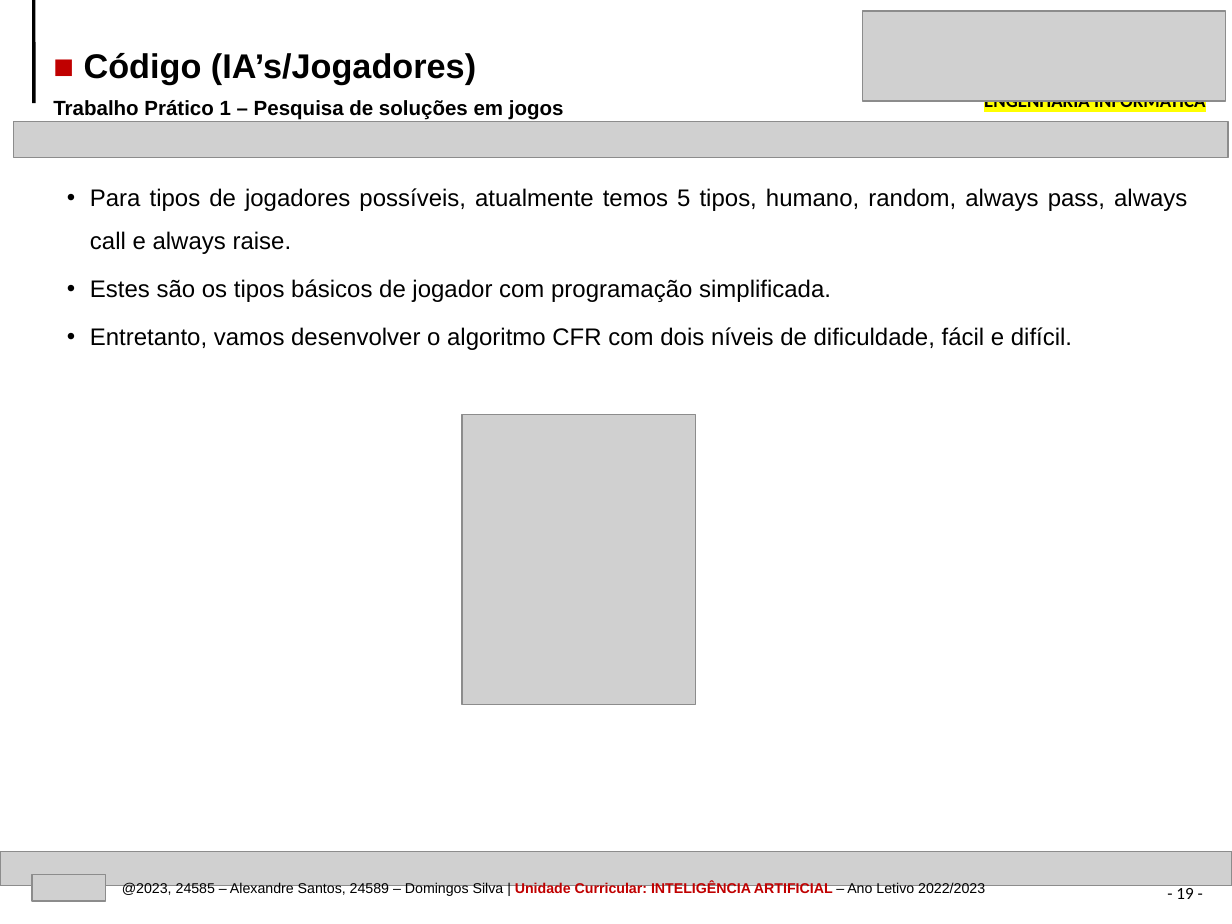
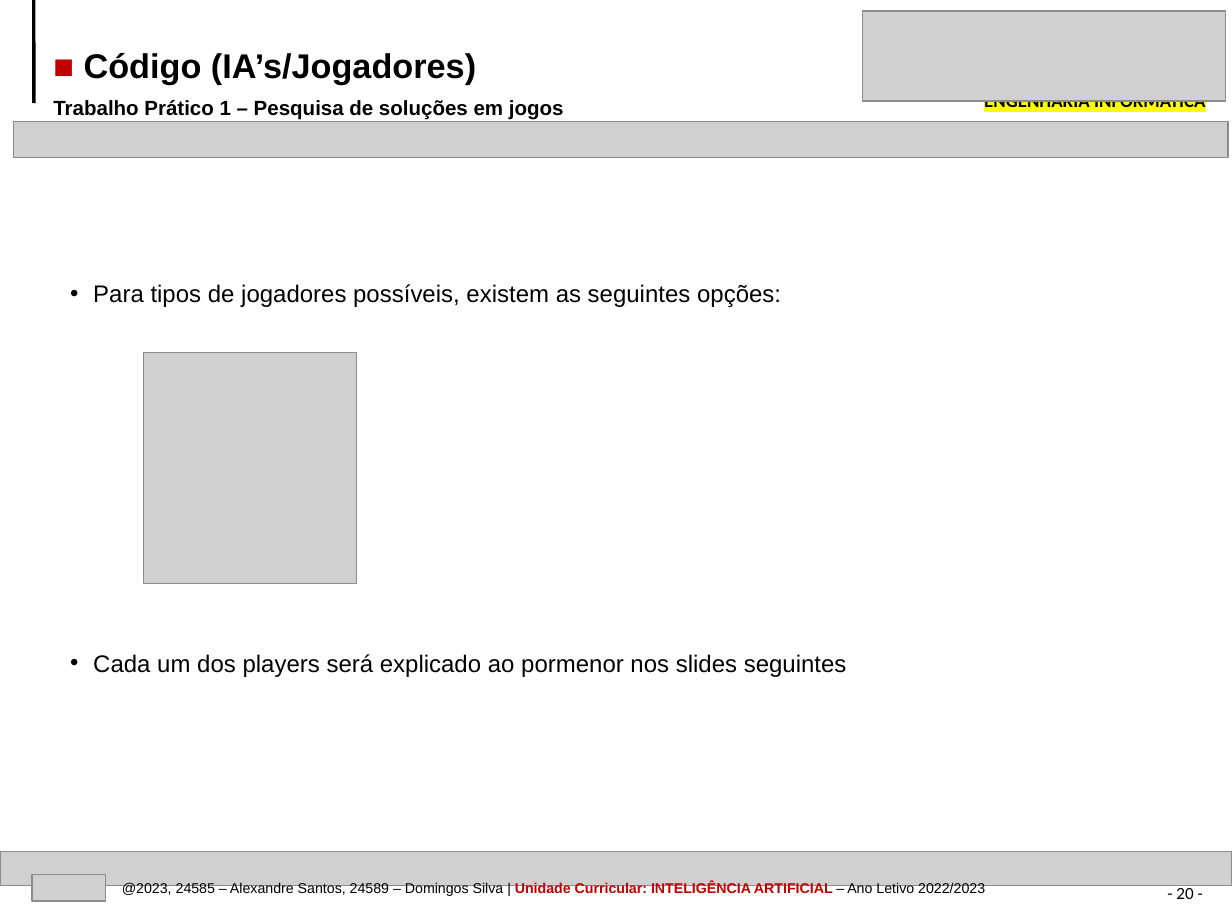
Before and after one commit to AlexandrePSantos/IPVC_EI_IA_TP1_TexasHoldEm, a slide deck: slide 20 of IPVC-EI-IA-TrabPratico1-Pesquisa_solucoes_jogos-24585-24589.pptx (slide 19 before the commit). Drawn at 1232x924 pixels with LibreOffice and Linux fonts; fonts in the diff are those of the drawing; grey boxes stand for pictures. Boxes give left, top, right and bottom in pixels: in the first picture for what was removed or moved away, otherwise in the second. Text is boxed around its words. In the diff, an @@ line names an element or a change of style, - is before the commit and + after.

```diff
--- a/IPVC-EI-IA-TrabPratico1-Pesquisa_solucoes_jogos-24585-24589.pptx
+++ b/IPVC-EI-IA-TrabPratico1-Pesquisa_solucoes_jogos-24585-24589.pptx
@@ text at [93,284,781,307]: text changed @@
-• Para tipos de jogadores possíveis, atualmente temos 5 tipos, humano, random, always pass, always call e always raise.
-• Estes são os tipos básicos de jogador com programação simplificada.
-• Entretanto, vamos desenvolver o algoritmo CFR com dois níveis de dificuldade, fácil e difícil.
+• Para tipos de jogadores possíveis, existem as seguintes opções:
@@ picture added at [144,352,357,584] @@
@@ picture removed at [462,414,696,703] @@
@@ text added at [93,654,847,677], 14 pt, text #000000 @@
+• Cada um dos players será explicado ao pormenor nos slides seguintes
@@ page number at [1176,885,1193,899]: text changed @@
-- 19 -
+- 20 -
```
Also in this commit, not shown: 6 other slides changed, 2 slides added, 10 other files.
